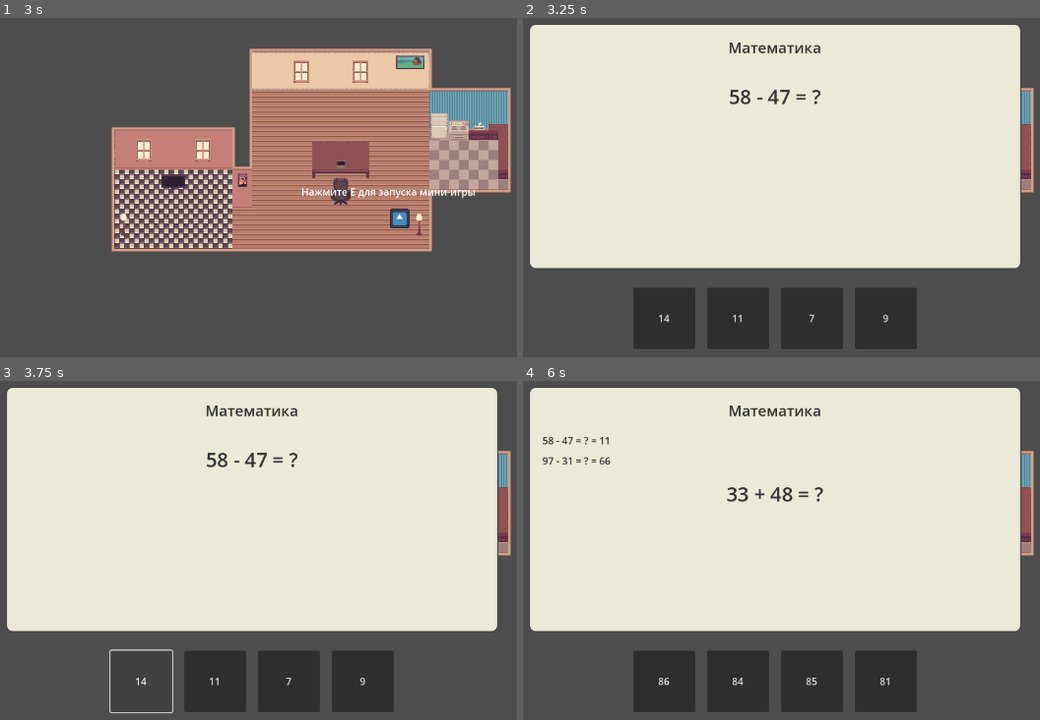
Above: before the commit, frames 1-4 (two rows, left to right).
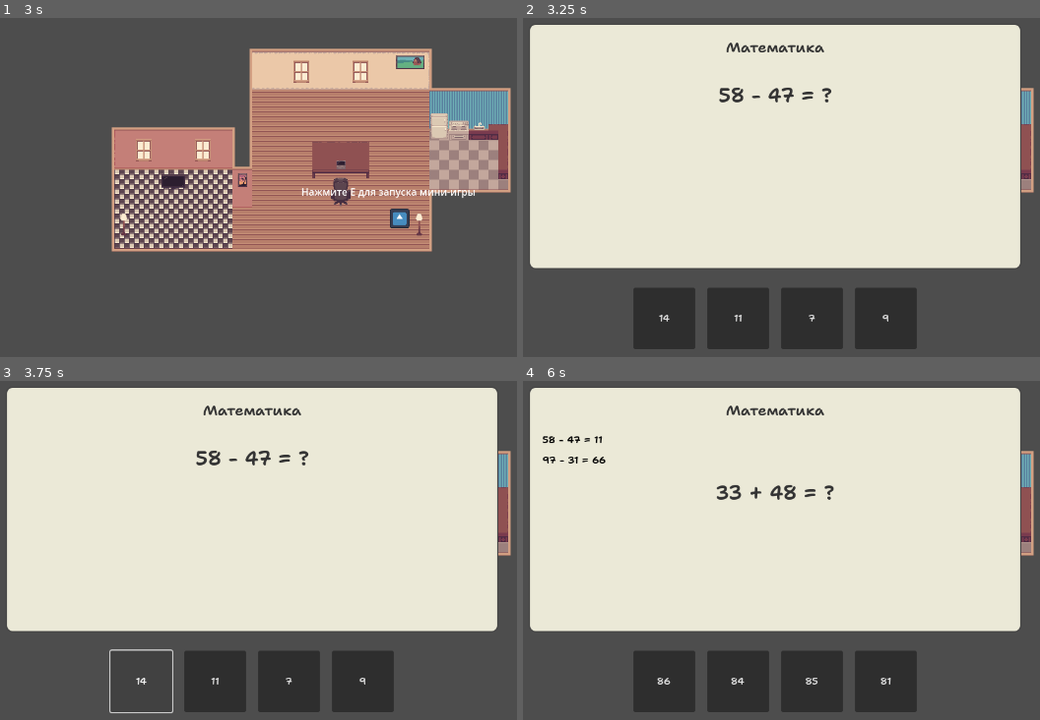
Above: after the commit, the same moments.

Repository: Dudko-godot/cgc-jam1
Game: Godot game, scene res://scenes/levels/game.tscn
The game is run twice, just before and just after one commit, with the same random seed, the same clock (stepped at 60 frames per second) and the same inputs. The engine's default icon, where the game draws it, is replaced by a stand-in: a white triangle on a blue panel in a dark square.
Inputs (mouse positions are in pixels of both pictures, inside the frame that each line leads up to):
- Up to frame 1 (3 s): tap Enter (ui_accept) at 0.5, 0.77, 1.25, 1.52, 2 s; move the mouse to (423, 153) at 0.52 s; hold Right (ui_right) 0.53-1.28 s; tap E every 0.75 s from 0.6 to 2.85 s; click (423, 153) at 0.67 s; move the mouse to (93, 197) at 1.27 s; hold Down (ui_down) 1.28-2.03 s; click (93, 197) at 1.42 s; move the mouse to (330, 79) at 2.02 s; hold Right (ui_right) 2.03-2.78 s; click (330, 79) at 2.17 s; move the mouse to (211, 265) at 2.77 s; hold Up (ui_up) from 2.78 s (still down); click (211, 265) at 2.92 s
- Up to frame 2 (3.25 s): keep holding Up (ui_up); tap Enter (ui_accept) at 3.02 s
- Up to frame 3 (3.75 s): release Up (ui_up) at 3.5 s; click "14" at 3.5 s
- Up to frame 4 (6 s): click "11" at 4.25 s; click "68" at 5 s; click "66" at 5.75 s

Frame 1 is identical in both runs. In frame 2, 0.8% of the frame differs, in the area x 26-71%, y 7-90%; in frame 3, 0.8%; in frame 4, 1.3%, in the area x 3-72%, y 7-90%.

Commit message:
New minigame, homework  minigame minor fixes

Diff:
--- /dev/null
+++ b/scenes/mini-games/cleanup_tv/cleanup_tv.tscn
@@ -0,0 +1,27 @@
+[gd_scene load_steps=3 format=3 uid="uid://dag1r831g2uro"]
+
+[ext_resource type="Script" path="res://scenes/mini-games/cleanup_tv/cleanuptv.gd" id="1_wkt2i"]
+[ext_resource type="Texture2D" uid="uid://bs0psawdomv8j" path="res://scenes/mini-games/cleanup_tv/tv.png" id="2_3k4yd"]
+
+[node name="cleanup_tv" type="Control"]
+layout_mode = 3
+anchors_preset = 8
+anchor_left = 0.5
+anchor_top = 0.5
+anchor_right = 0.5
+anchor_bottom = 0.5
+offset_left = -400.0
+offset_top = -300.0
+offset_right = 400.0
+offset_bottom = 300.0
+grow_horizontal = 2
+grow_vertical = 2
+mouse_filter = 1
+script = ExtResource("1_wkt2i")
+
+[node name="TV" type="Sprite2D" parent="."]
+position = Vector2(400, 300)
+scale = Vector2(5, 5)
+texture = ExtResource("2_3k4yd")
+
+[node name="DustContainer" type="Node2D" parent="."]
--- /dev/null
+++ b/scenes/mini-games/cleanup_tv/cleanuptv.gd
@@ -0,0 +1,100 @@
+extends Control
+
+signal game_completed
+signal game_cancelled
+
+const DUST_COUNT = 5
+const CLICKS_TO_CLEAN = 3
+const DUST_SCALE = 6.0
+const DUST_SCALE_REDUCTION = 1
+const TV_WIDTH = 400.0
+const TV_HEIGHT = 250.0
+const MIN_DUST_DISTANCE = 100.0
+
+var dust_pieces = []
+var remaining_dust = 0
+
+func _ready():
+	mouse_filter = Control.MOUSE_FILTER_PASS
+	generate_dust()
+
+func generate_dust():
+	var dust_container = $DustContainer
+	remaining_dust = DUST_COUNT
+
+	for i in range(DUST_COUNT):
+		var dust_area = Area2D.new()
+		var dust_sprite = Sprite2D.new()
+		var collision = CollisionShape2D.new()
+		var shape = CircleShape2D.new()
+
+		dust_sprite.texture = preload("res://scenes/mini-games/cleanup_tv/dust.png")
+		dust_sprite.scale = Vector2(DUST_SCALE, DUST_SCALE)
+
+		shape.radius = 30.0
+		collision.shape = shape
+
+		var position_found = false
+		var attempts = 0
+		var max_attempts = 10
+		var dust_position = Vector2.ZERO
+
+		while !position_found and attempts < max_attempts:
+			var x = randf_range(-TV_WIDTH/2.0, TV_WIDTH/2.0)
+			var y = randf_range(-TV_HEIGHT/2.0, TV_HEIGHT/2.0)
+			dust_position = Vector2(x + 400.0, y + 250.0)
+
+			position_found = true
+			for existing_dust in dust_pieces:
+				if dust_position.distance_to(existing_dust.position) < MIN_DUST_DISTANCE:
+					position_found = false
+					break
+
+			attempts += 1
+
+		dust_area.position = dust_position
+		dust_area.set_meta("clicks", 0)
+		dust_area.input_pickable = true
+
+		dust_area.mouse_entered.connect(func(): _on_dust_mouse_entered(dust_sprite))
+		dust_area.mouse_exited.connect(func(): _on_dust_mouse_exited(dust_sprite))
+		dust_area.input_event.connect(func(viewport, event, shape_idx):
+			_on_dust_input_event(viewport, event, shape_idx, dust_area, dust_sprite)
+		)
+
+		dust_area.add_child(dust_sprite)
+		dust_area.add_child(collision)
+		dust_container.add_child(dust_area)
+		dust_pieces.append(dust_area)
+
+func _on_dust_mouse_entered(dust_sprite):
+	dust_sprite.modulate = Color(1.2, 1.2, 1.2)
+
+func _on_dust_mouse_exited(dust_sprite):
+	dust_sprite.modulate = Color(1, 1, 1)
+
+func _on_dust_input_event(_viewport, event, _shape_idx, dust_area, dust_sprite):
+	if event is InputEventMouseButton and event.pressed and event.button_index == MOUSE_BUTTON_LEFT:
+		var clicks = dust_area.get_meta("clicks") + 1
+		dust_area.set_meta("clicks", clicks)
+
+		if clicks >= CLICKS_TO_CLEAN:
+			dust_area.queue_free()
+			dust_pieces.erase(dust_area)
+			remaining_dust -= 1
+
+			if remaining_dust <= 0:
+				complete_game()
+		else:
+			var new_scale = DUST_SCALE - (DUST_SCALE_REDUCTION * clicks)
+			dust_sprite.scale = Vector2(new_scale, new_scale)
+
+func complete_game():
+	game_completed.emit()
+
+func cancel_game():
+	game_cancelled.emit()
+
+func _input(event):
+	if event.is_action_pressed("ui_cancel"):
+		cancel_game()
--- a/scenes/mini-games/homework/homework.gd
+++ b/scenes/mini-games/homework/homework.gd
@@ -6,6 +6,7 @@
 @onready var solved_problems = $Paper/MarginContainer/VBoxContainer/SolvedProblems
 @onready var current_problem = $Paper/MarginContainer/VBoxContainer/CurrentProblem
 @onready var answer_options = $AnswerOptions
+@onready var homework_theme = preload("res://scenes/mini-games/homework/homework_theme.tres")
 
 var homework_manager: Node
 var problems_to_complete = 4
@@ -16,6 +17,7 @@
 	add_child(homework_manager)
 
 	homework_manager.homework_completed.connect(_on_homework_completed)
+	current_problem.theme = homework_theme
 	update_display()
 	create_answer_buttons()
 
@@ -28,7 +30,7 @@
 	for problem in homework_manager.solved_problems:
 		var label = Label.new()
 		label.text = problem
-		label.add_theme_color_override("font_color", Color(0.2, 0.2, 0.2, 1))
+		label.theme = homework_theme
 		solved_problems.add_child(label)
 
 func create_answer_buttons() -> void:
@@ -39,6 +41,7 @@
 		var button = Button.new()
 		button.text = str(answer)
 		button.custom_minimum_size = Vector2(100, 60)
+		button.theme = homework_theme
 		button.pressed.connect(func(): on_answer_selected(answer))
 		answer_options.add_child(button)
 
--- a/scenes/mini-games/homework/homework.tscn
+++ b/scenes/mini-games/homework/homework.tscn
@@ -1,6 +1,7 @@
-[gd_scene load_steps=3 format=3 uid="uid://duucg5refao0j"]
+[gd_scene load_steps=4 format=3 uid="uid://duucg5refao0j"]
 
 [ext_resource type="Script" path="res://scenes/mini-games/homework/homework.gd" id="1_2k4u3"]
+[ext_resource type="Theme" uid="uid://c2y31y2mrk3a1" path="res://scenes/mini-games/homework/homework_theme.tres" id="2_eu32f"]
 
 [sub_resource type="StyleBoxFlat" id="StyleBoxFlat_w8p2x"]
 bg_color = Color(0.921569, 0.913725, 0.843137, 1)
@@ -55,6 +56,7 @@
 
 [node name="Title" type="Label" parent="Paper/MarginContainer/VBoxContainer"]
 layout_mode = 2
+theme = ExtResource("2_eu32f")
 theme_override_colors/font_color = Color(0.2, 0.2, 0.2, 1)
 theme_override_font_sizes/font_size = 24
 text = "Математика"
@@ -66,6 +68,7 @@
 
 [node name="CurrentProblem" type="Label" parent="Paper/MarginContainer/VBoxContainer"]
 layout_mode = 2
+theme = ExtResource("2_eu32f")
 theme_override_colors/font_color = Color(0.2, 0.2, 0.2, 1)
 theme_override_font_sizes/font_size = 32
 text = "5 + 3 = ?"
--- a/scenes/mini-games/homework/homework_manager.gd
+++ b/scenes/mini-games/homework/homework_manager.gd
@@ -52,17 +52,16 @@
 			"*":
 				wrong = correct_answer + rng.randi_range(1, 3) * (rng.randi_range(0, 1) * 2 - 1)
 
-
 		if wrong > 0 and wrong < 100 and not wrong in answers:
 			answers.append(wrong)
-
 
 	answers.shuffle()
 	current_problem["options"] = answers
 
 func check_answer(selected: int) -> bool:
 	if selected == current_problem.answer:
-		solved_problems.append(current_problem.text + " = " + str(current_problem.answer))
+		var problem_text = str(current_problem.text).replace(" = ?", "")
+		solved_problems.append(problem_text + " = " + str(current_problem.answer))
 		generate_new_problem()
 		return true
 	return false
--- /dev/null
+++ b/scenes/mini-games/homework/homework_theme.tres
@@ -0,0 +1,7 @@
+[gd_resource type="Theme" load_steps=2 format=3 uid="uid://c2y31y2mrk3a1"]
+
+[ext_resource type="FontFile" uid="uid://dsujx7w2aljxj" path="res://denis_test/ShantellSans-SemiBold.ttf" id="1_6st1x"]
+
+[resource]
+default_font = ExtResource("1_6st1x")
+Label/colors/font_color = Color(0, 0, 0, 1)
Binary file added: denis_test/ShantellSans-SemiBold.ttf
Not shown, added: denis_test/ShantellSans-SemiBold.ttf.import
Binary file added: denis_test/dust.png
Not shown, added: denis_test/dust.png.import
Binary file added: denis_test/tv.png
Not shown, added: denis_test/tv.png.import
Binary file added: scenes/mini-games/cleanup_tv/dust.png
Not shown, added: scenes/mini-games/cleanup_tv/dust.png.import
Binary file added: scenes/mini-games/cleanup_tv/tv.png
Not shown, added: scenes/mini-games/cleanup_tv/tv.png.import
